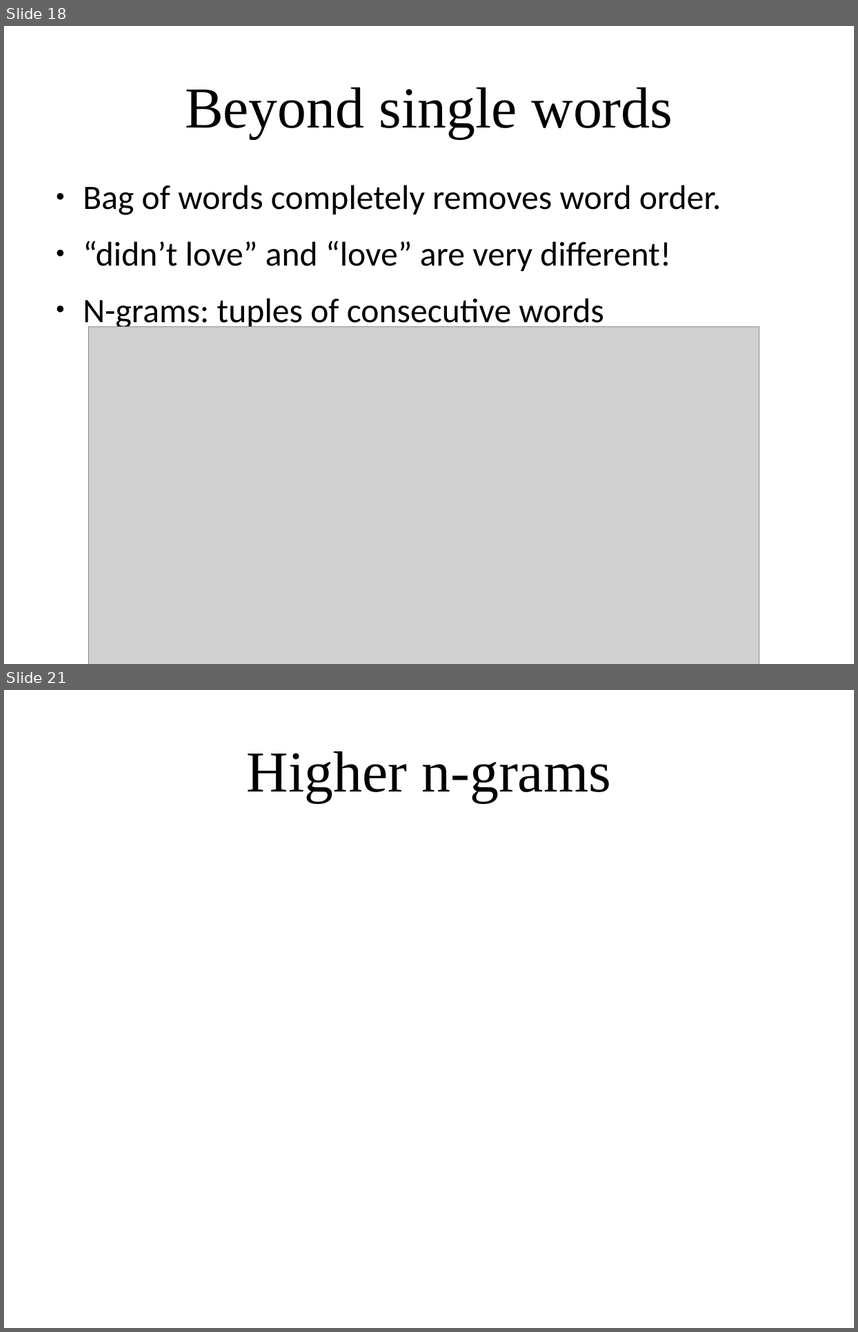
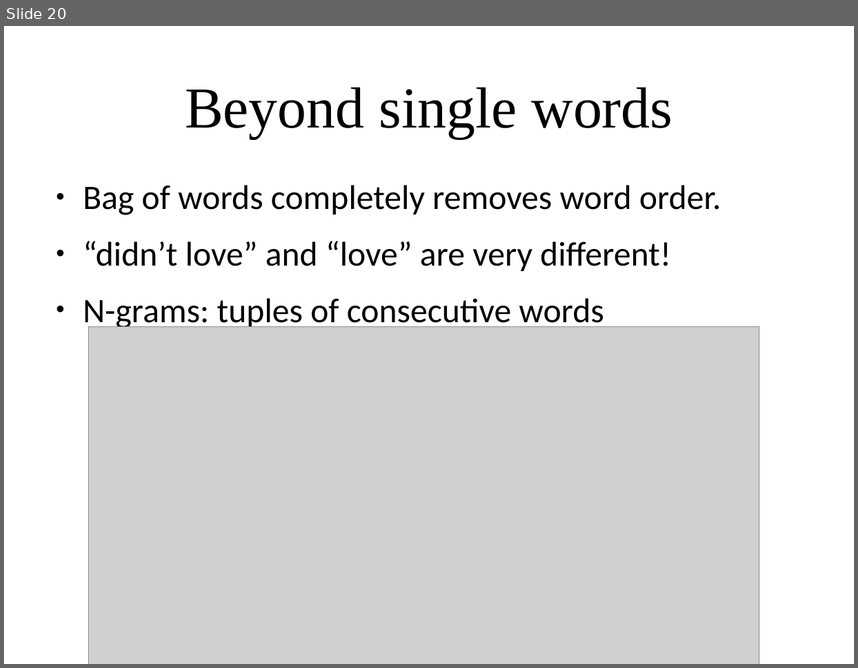
Before and after one commit to amueller/applied_ml_spring_2017, a slide deck: slides/aml-19-040317.odp. Shown one above the other, each under a label of ours: slides 18 and 21 before the commit, slide 20 after it; the slides between them are not shown. The pictures are 858x1332 and 858x668 pixels, drawn with LibreOffice and Linux fonts; fonts in the diff are those of the drawing; grey boxes stand for pictures. Boxes give left, top, right and bottom in pixels: in the first picture for what was removed or moved away, otherwise in the second. Text is boxed around its words. In the diff, an @@ line names an element or a change of style, - is before the commit and + after.

```diff
--- a/slides/aml-19-040317.odp
+++ b/slides/aml-19-040317.odp
@@ slide 21 removed at <box>4,690,854,1328</box>, background #FFFFFF @@
@@ title removed at <box>247,751,611,802</box> @@
-Higher n-grams
@@ what was slide 18 is now slide 20 @@
```
Also in this commit, not shown: 2 slides changed, 24 slides added, 5 other slides removed, 2 other files.
